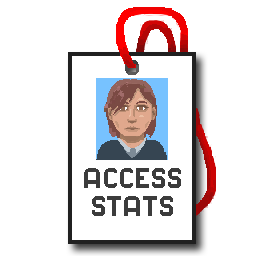
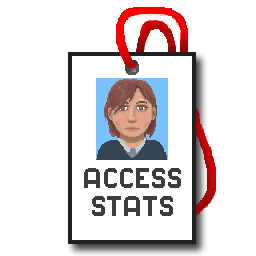
Two versions of the same layered image (256×256). Layer-by-layer changes:
added layer "Layer 21" (60%) above "Layer 20" over [122, 107, 143, 110]
added layer "Layer 20" (41%) above "Layer 19" over [112, 105, 154, 133]
painted on "Layer 19" over [104, 79, 155, 137]
